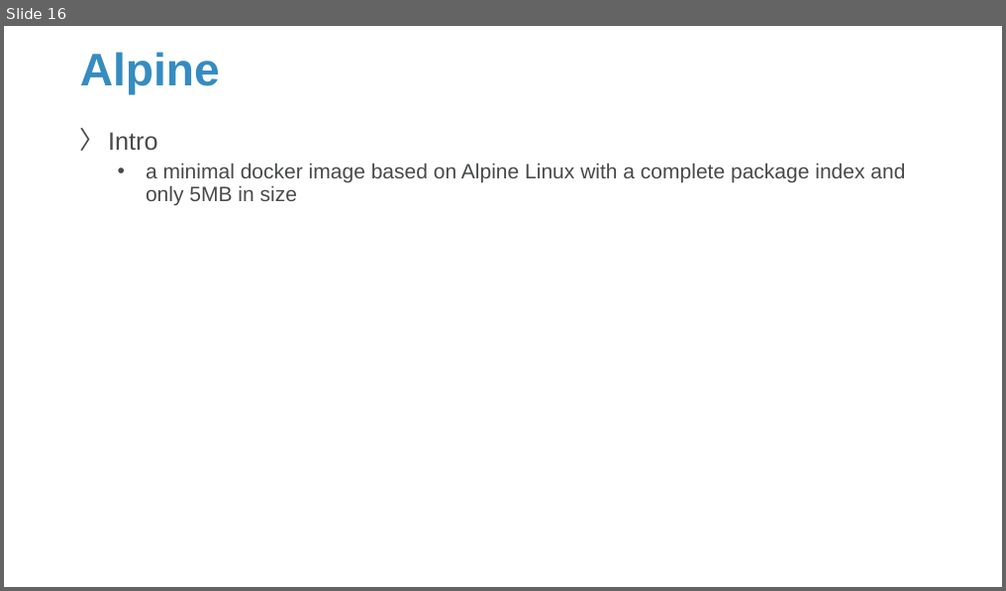
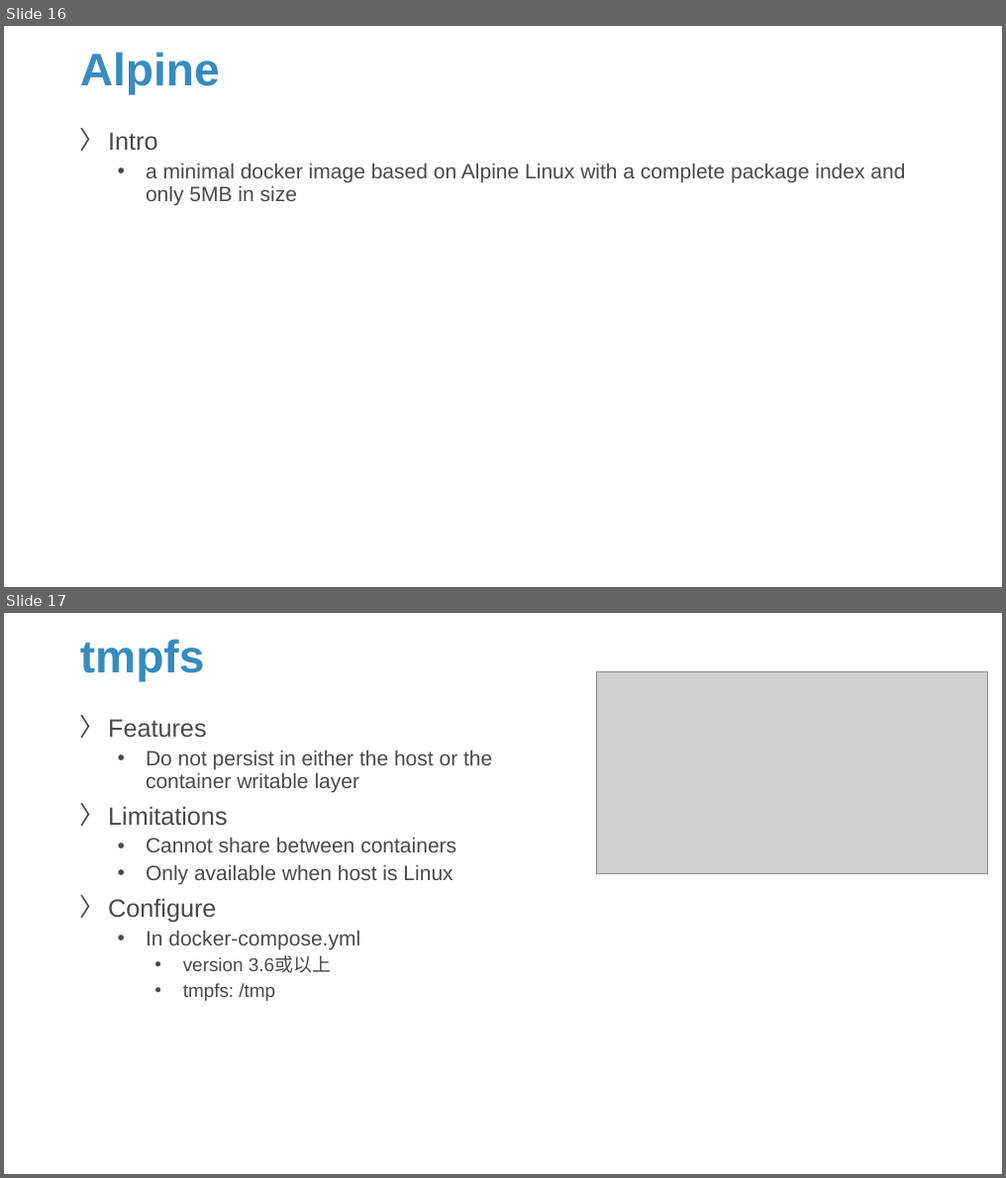
Before and after one commit to Sparks-Lu/TechNotes, a slide deck: Misc/Docker-Notes.pptx. Shown one above the other, each under a label of ours: slide 16 before the commit, slides 16 and 17 after it. The pictures are 1006x591 and 1006x1178 pixels, drawn with LibreOffice and Linux fonts; fonts in the diff are those of the drawing; grey boxes stand for pictures; background and template pictures are left out. Boxes give left, top, right and bottom in pixels: in the first picture for what was removed or moved away, otherwise in the second. Text is boxed around its words. In the diff, an @@ line names an element or a change of style, - is before the commit and + after.

```diff
--- a/Misc/Docker-Notes.pptx
+++ b/Misc/Docker-Notes.pptx
@@ slide 17 added at [4,613,1002,1174], background picture (left out) @@
@@ title added at [80,639,205,682], 44 pt, text #358CC1, bold @@
+tmpfs
@@ picture added at [597,672,988,874] @@
@@ text added at [108,719,492,1001], 20 pt, text #47494B @@
+〉 Features
+  • Do not persist in either the host or the container writable layer
+〉 Limitations
+  • Cannot share between containers
+  • Only available when host is Linux
+〉 Configure
+  • In docker-compose.yml
+    • version 3.6或以上
+    • tmpfs: /tmp
```
Also in this commit, not shown: 1 slide changed, 1 slide removed, 8 other files.
